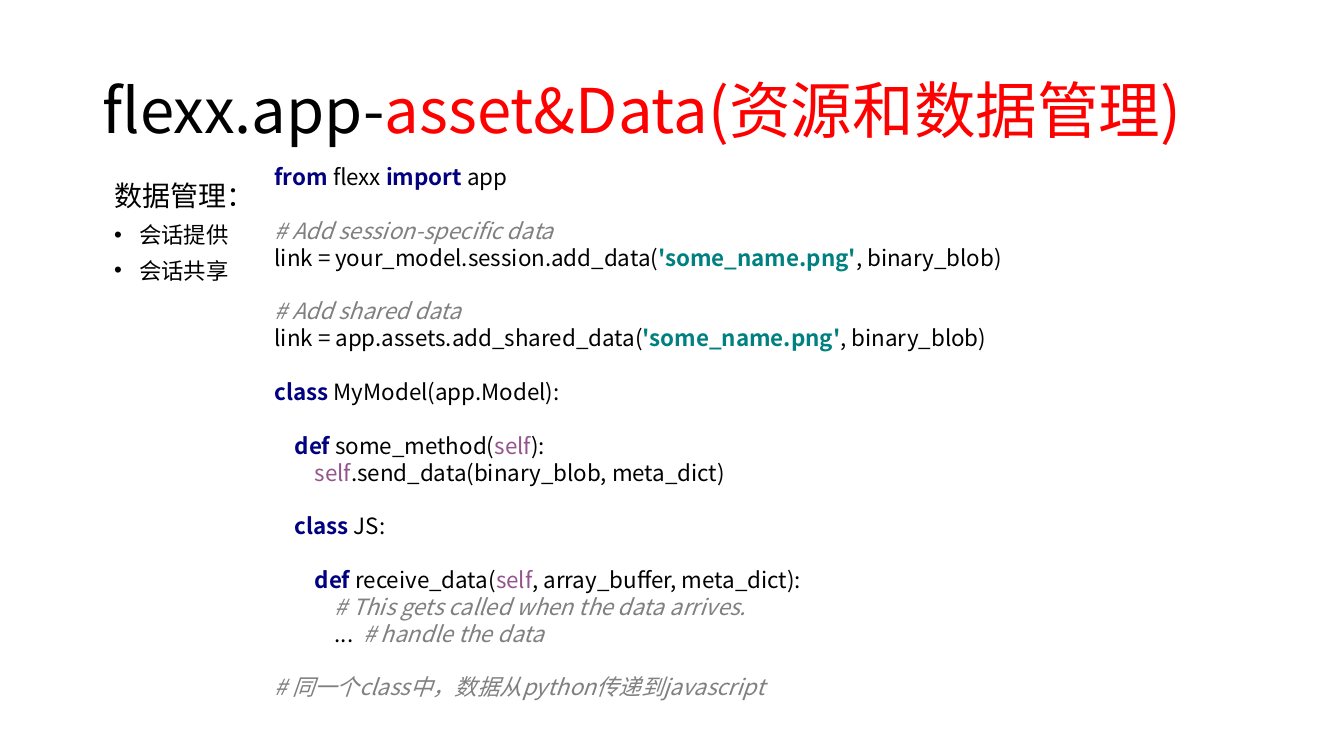
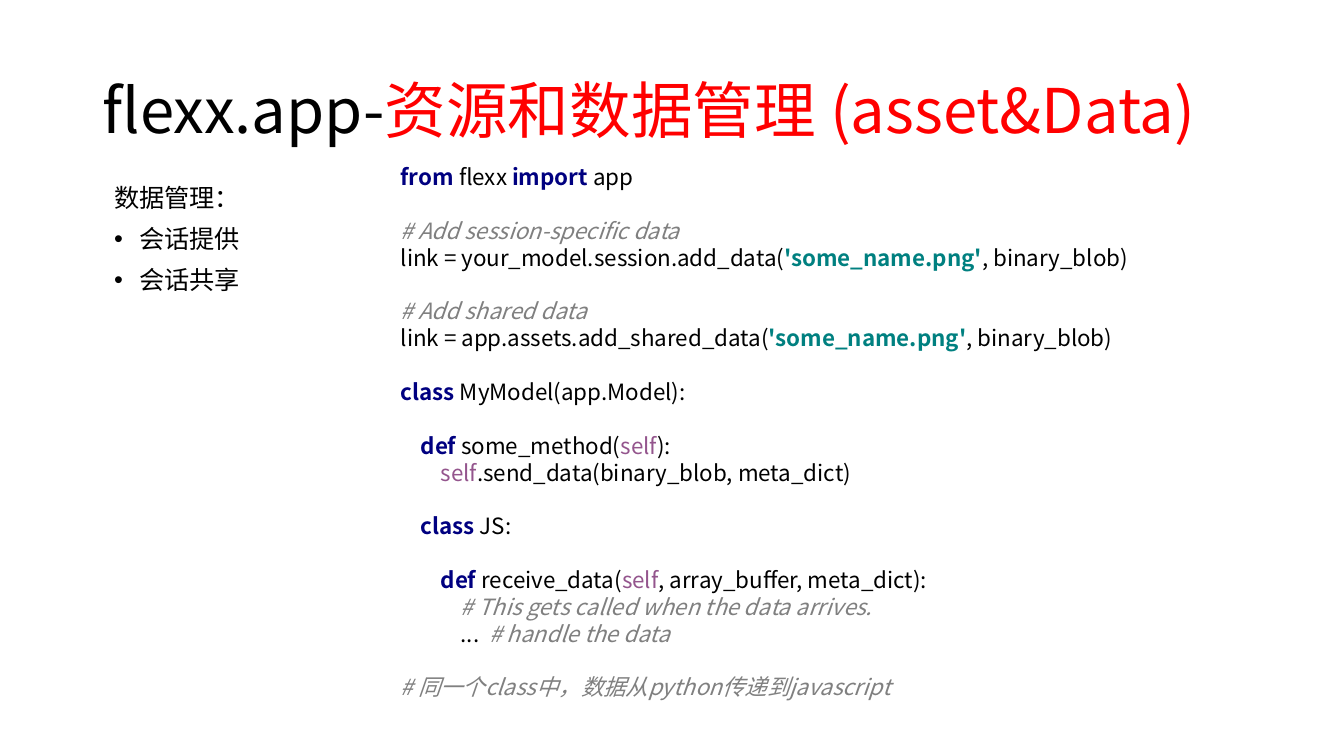
Before and after one commit to 260936767/UpdateServer, a slide deck: slide 22 of flexx_study/report for python&flexx.pptx (slide 20 before the commit). Drawn at 1344x756 pixels with LibreOffice and Linux fonts; fonts in the diff are those of the drawing. Boxes give left, top, right and bottom in pixels: in the first picture for what was removed or moved away, otherwise in the second. Text is boxed around its words. In the diff, an @@ line names an element or a change of style, - is before the commit and + after.

```diff
--- a/flexx_study/report for python&flexx.pptx
+++ b/flexx_study/report for python&flexx.pptx
@@ title at [102,81,1195,147]: text changed @@
-flexx.app-asset&Data(资源和数据管理)
+flexx.app-资源和数据管理 (asset&Data)
@@ text "from flexx import app # ...": place and size @@
-text "from flexx import app # ..." at [275,167,1002,701]
+text "from flexx import app # ..." at [401,167,1128,701]
@@ text "数据管理：" at [114,185,240,291]: size 20 to 18 pt in "数据管理："; size 16 to 18 pt in "会话提供", "会话共享"; line spacing 0.8 to 0.9 @@
```
Also in this commit, not shown: 13 other slides changed, 7 slides added, 1 slide removed, 1 other file.
